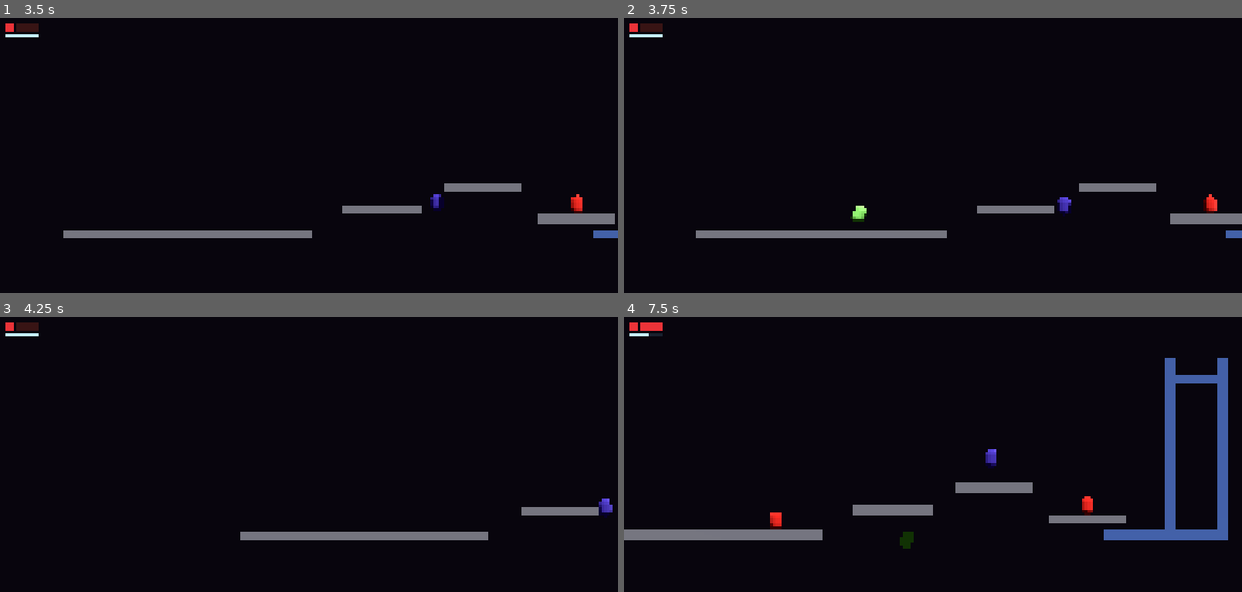
Above: before the commit, frames 1-4 (two rows, left to right).
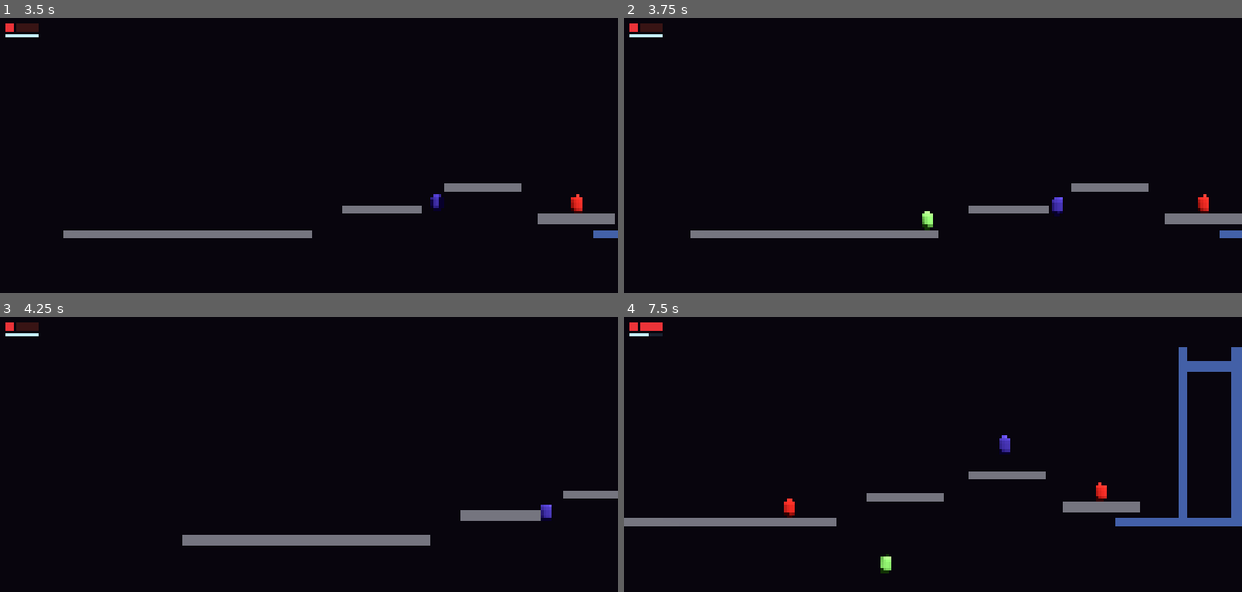
Above: after the commit, the same moments.

Repository: Cuylerleon96/echoes-of-the-great-root
Game: Godot game, scene res://main.tscn
The game is run twice, just before and just after one commit, with the same random seed, the same clock (stepped at 60 frames per second) and the same inputs.
Inputs:
- Up to frame 1 (3.5 s): hold D (move_right) 0.53-1.28 s; hold X (dash) 0.53-1.28 s; tap Space (jump) at 0.77, 1.52, 3.02 s; hold S (move_down) 1.28-2.03 s; tap X (dash) at 1.35, 2.3, 2.85 s; hold E (stun) 2.03-2.78 s; hold D (move_right) from 2.03 s (still down)
- Up to frame 2 (3.75 s): release D (move_right) at 3.53 s; hold A (move_left) from 3.53 s (still down); hold X (dash) from 3.53 s (still down)
- Up to frame 3 (4.25 s): keep holding A (move_left); keep holding X (dash); tap Space (jump) at 3.77 s
- Up to frame 4 (7.5 s): release X (dash) at 4.28 s; tap E (stun) at 4.35 s; tap Space (jump) at 4.52, 6.02, 6.77 s; tap X (dash) at 4.55, 5.85, 6.8, 7.35 s; release A (move_left) at 5.03 s; hold S (move_down) 5.03-5.78 s; hold X (dash) 5.03-5.78 s; hold D (move_right) from 5.78 s (still down); hold E (stun) 6.53-7.28 s

Frame 1 is identical in both runs. In frame 2, 0.8% of the frame differs, in the area x 10-98%, y 60-81%; in frame 3, 2.8%; in frame 4, 11%, in the area x 0-100%, y 10-94%.

Commit message:
One dash per jump; clear dash buffer on landing
_air_dashed flag blocks a second dash while airborne, resets when landing.
dash_buffered is also cleared on landing so a midair press during cooldown
doesn't fire automatically on touchdown.

Co-Authored-By: Claude Sonnet 4.6 <noreply@anthropic.com>

Diff:
--- a/characters/echo/movement_component.gd
+++ b/characters/echo/movement_component.gd
@@ -63,6 +63,7 @@
 var _jumps_remaining: int = 1
 var _was_on_floor: bool = false
 var _dash_dir: float = 1.0
+var _air_dashed: bool = false
 
 func _ready() -> void:
 	_body = get_parent() as CharacterBody3D
@@ -178,6 +179,10 @@
 			_body.velocity.x = _dash_dir * move_speed
 			_body.velocity.y = 0.0
 		return
+	# Only one dash per airtime
+	if not _body.is_on_floor() and _air_dashed:
+		dash_buffered = false
+		return
 	if (dash_buffered or Input.is_action_just_pressed("dash")) and _dash_cooldown_timer <= 0.0:
 		dash_buffered = false
 		is_dashing = true
@@ -187,6 +192,8 @@
 		var h := Input.get_axis("move_left", "move_right")
 		_dash_dir = signf(h) if h != 0.0 else facing_direction
 		_body.velocity = Vector3(_dash_dir * dash_speed, 0.0, 0.0)
+		if not _body.is_on_floor():
+			_air_dashed = true
 
 # ── Post-move bookkeeping ─────────────────────────────────────────────────────
 func _post_move() -> void:
@@ -195,6 +202,8 @@
 		_coyote_timer = coyote_time   # walked off edge — start coyote window
 	if on_floor:
 		_jumps_remaining = 1          # reset double-jump on landing
+		_air_dashed = false           # reset air dash on landing
+		dash_buffered = false         # discard any midair dash press — must re-press on ground
 	_was_on_floor = on_floor
 
 func _tick_timers(delta: float) -> void:
